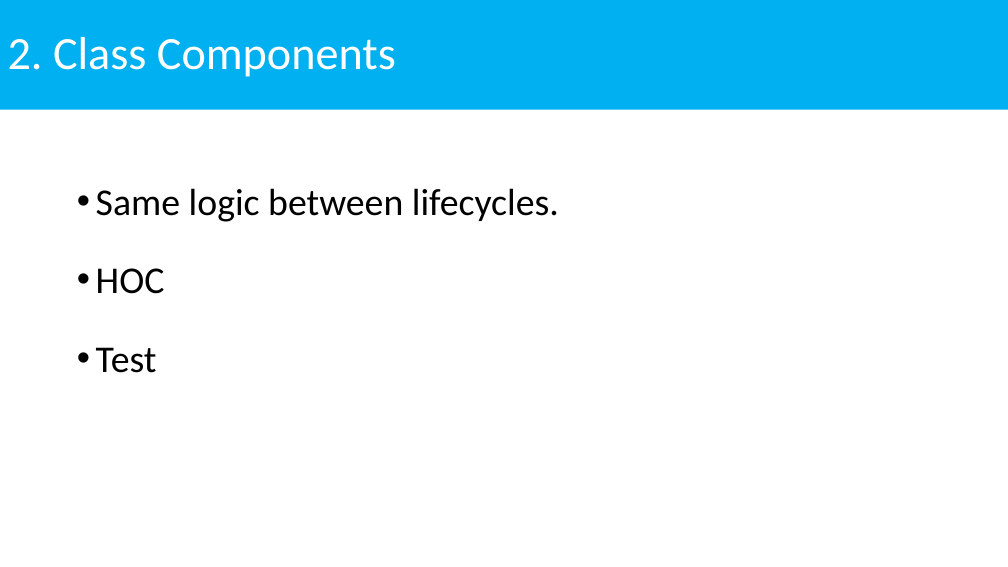
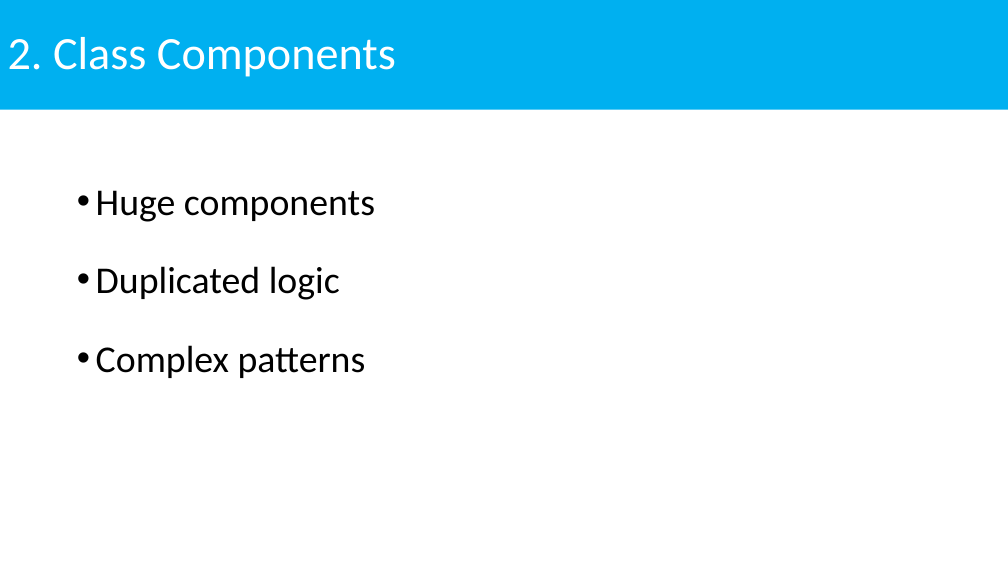
Before and after one commit to NhanHoang8195/react-hook-demo, a slide deck: slide 4 of ReactHooks.pptx. Drawn at 1008x567 pixels with LibreOffice and Linux fonts; fonts in the diff are those of the drawing. Boxes give left, top, right and bottom in pixels: in the first picture for what was removed or moved away, otherwise in the second. Text is boxed around its words. In the diff, an @@ line names an element or a change of style, - is before the commit and + after.

```diff
--- a/ReactHooks.pptx
+++ b/ReactHooks.pptx
@@ text at (x1=96, y1=190, x2=375, y2=378): text changed @@
-• Same logic between lifecycles.
-• HOC
-• Test
+• Huge components
+• Duplicated logic
+• Complex patterns
```
Also in this commit, not shown: 1 other slide changed, 2 slides removed.
